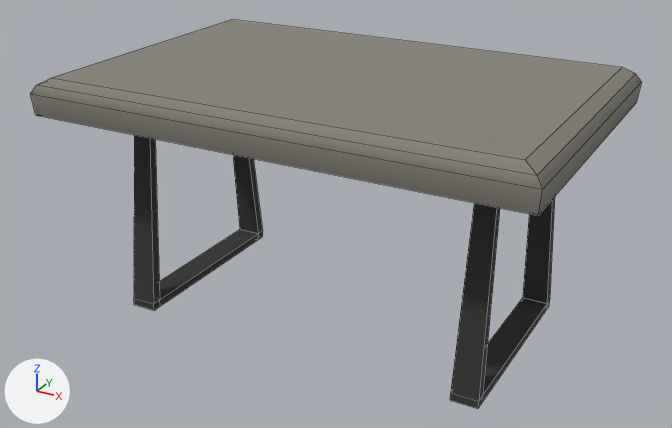
The OBJ model Substance/TableMesh.obj: old version first, new version second.
Camera for both pictures: a 50 mm camera at (16.1, -29.7, 18.9) aimed at (0.0, -0.4, 4.2). The axes (+X, +Y, +Z) are drawn at lower left. The lights are the same throughout. Mesh edges are drawn as thin lines. Where no turn or scale is listed for an object, it has been applied to the vertices.

Objects in the first picture: 'TableMesh'.
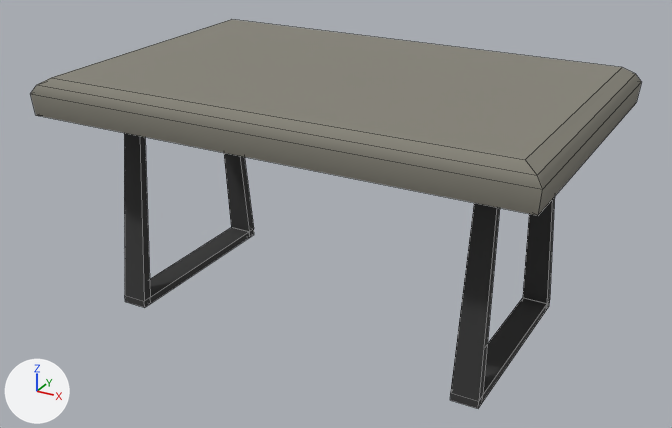
Changed parts and their boxes (x1, y1, x2, y2) in the pictures (672 x 428 px; the box of a moved part takes in the faces that stretch with it):
part 1 of me_tablemesh, moved or reshaped: before (233, 155, 263, 240); after (224, 153, 254, 237)
part 2 of me_tablemesh, moved or reshaped: before (134, 135, 258, 310); after (124, 133, 250, 308)

Edits to the bpy script that builds the scene:
```text
Change me_tablemesh:
    where me_tablemesh.from_pydata(...)  # 80 vertices, 66 faces; spans x -9.5..9.7, y -6.2..6.2, z 0.0..9.8
    used by ob_tablemesh; location = (0.0, 0.0, 0.0)
    me_tablemesh part 1: the loose piece of 12 vertices spanning x -7.5..-6.4, y 2.7..4.0, z 0.0..9.2 is moved by (-0.5, 0.0, 0.0)
    me_tablemesh part 2: the loose piece of 16 vertices spanning x -7.5..-6.4, y -4.1..3.7, z 0.0..9.2 is moved by (-0.5, 0.0, 0.0)
```
